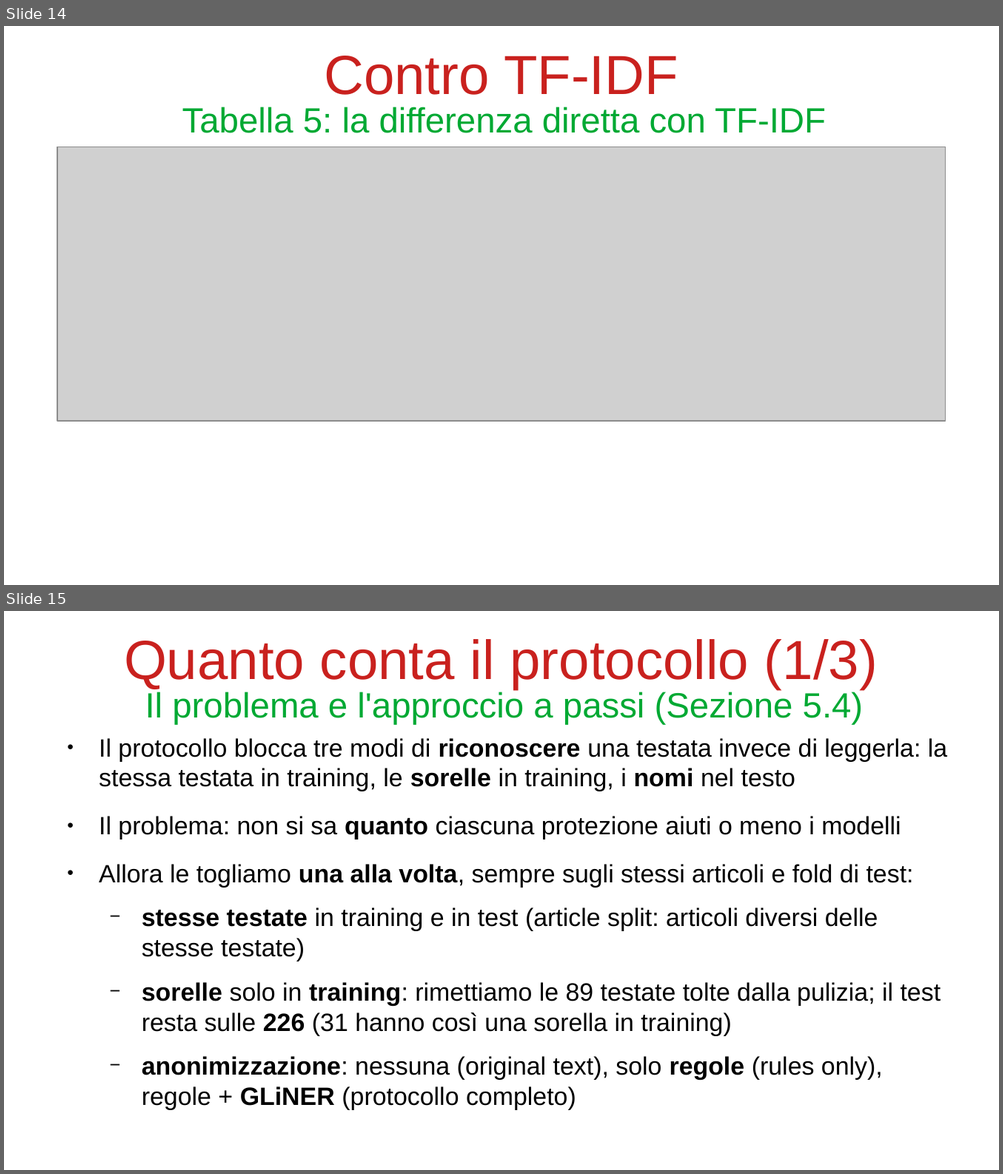
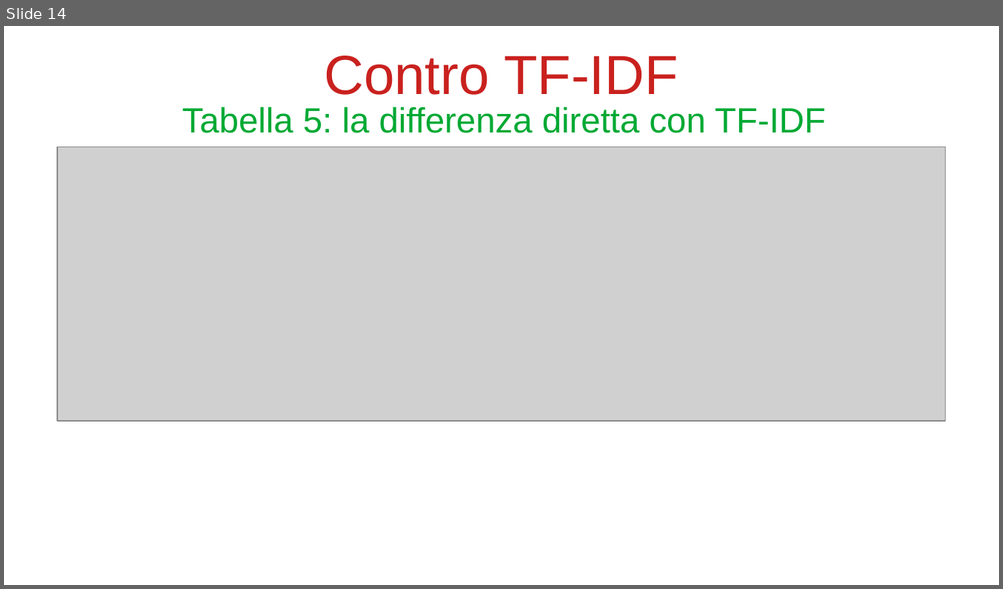
Before and after one commit to bianchi-john/PublisherClassification, a slide deck: Presentazioni/Paper rivista/PaperRivista.odp. Shown one above the other, each under a label of ours: slides 14 and 15 before the commit, slide 14 after it. The pictures are 1003x1174 and 1003x589 pixels, drawn with LibreOffice and Linux fonts; fonts in the diff are those of the drawing; grey boxes stand for pictures. Boxes give left, top, right and bottom in pixels: in the first picture for what was removed or moved away, otherwise in the second. Text is boxed around its words. In the diff, an @@ line names an element or a change of style, - is before the commit and + after.

```diff
--- a/Presentazioni/Paper rivista/PaperRivista.odp
+++ b/Presentazioni/Paper rivista/PaperRivista.odp
@@ slide 15 removed at bbox=[4, 611, 999, 1170], background #FFFFFF @@
@@ title removed at bbox=[124, 639, 877, 689] @@
-Quanto conta il protocollo (1/3)
@@ title removed at bbox=[145, 690, 863, 725] @@
-Il problema e l'approccio a passi (Sezione 5.4)
@@ text removed at bbox=[99, 738, 947, 1111] @@
-● Il protocollo blocca tre modi di riconoscere una testata invece di leggerla: la stessa testata in training, le sorelle in training, i nomi nel testo
-● Il problema: non si sa quanto ciascuna protezione aiuti o meno i modelli
-● Allora le togliamo una alla volta, sempre sugli stessi articoli e fold di test:
-  − stesse testate in training e in test (article split: articoli diversi delle stesse testate)
-  − sorelle solo in training: rimettiamo le 89 testate tolte dalla pulizia; il test resta sulle 226 (31 hanno così una sorella in training)
-  − anonimizzazione: nessuna (original text), solo regole (rules only), regole + GLiNER (protocollo completo)
```
Also in this commit, not shown: 14 slides changed, 4 slides added, 5 other slides removed, 29 other files.
